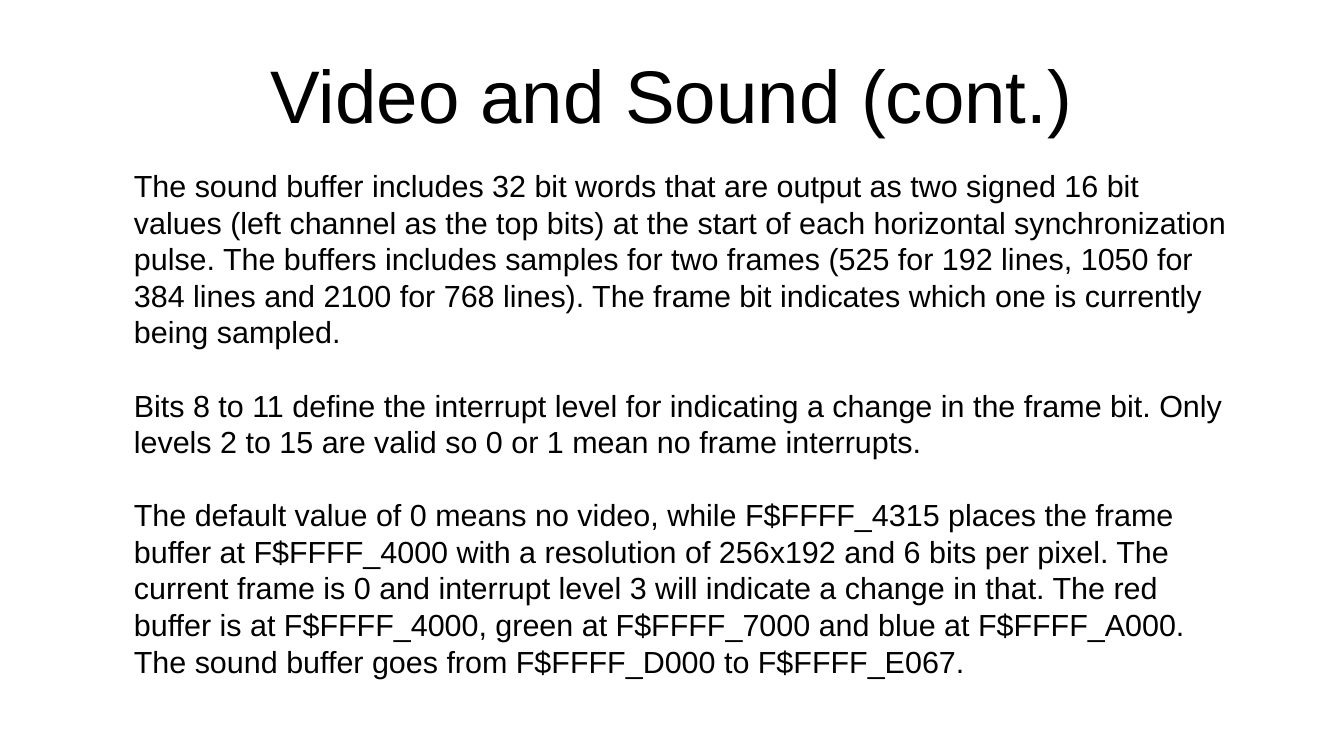
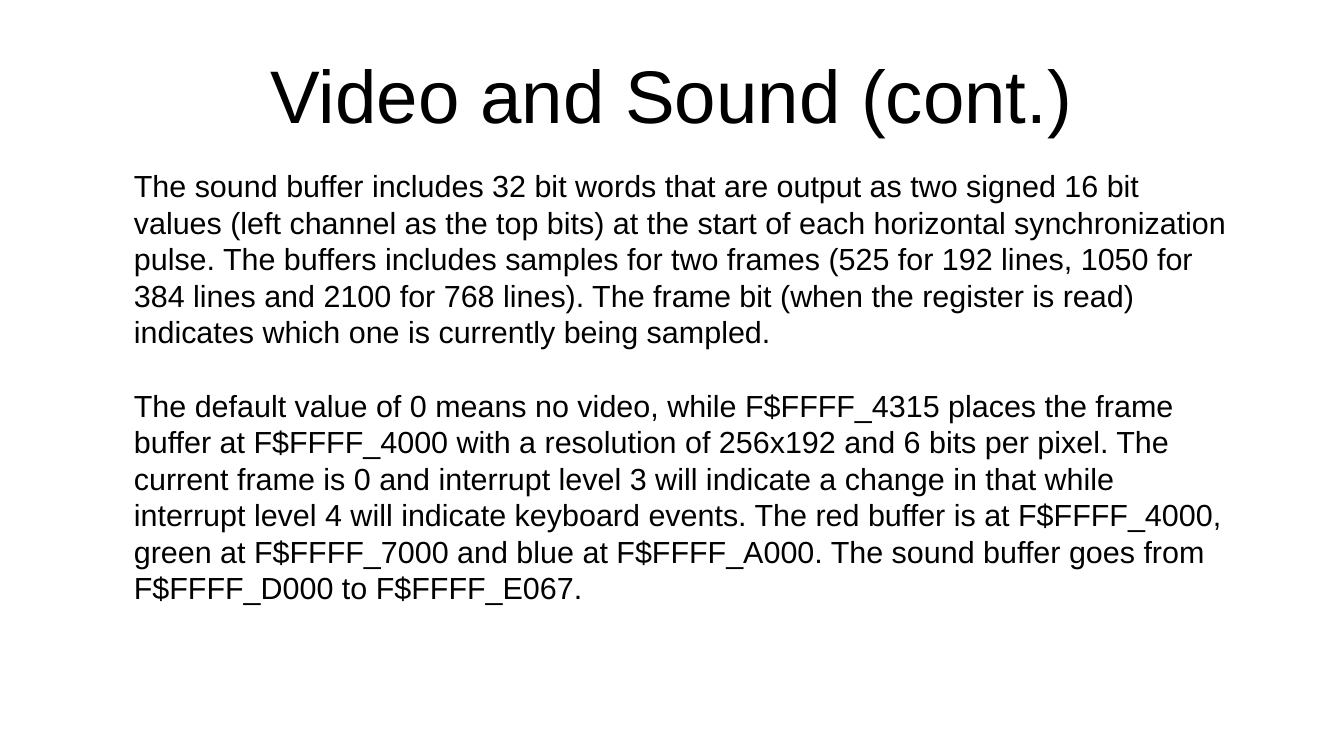
Before and after one commit to jeceljr/baby42, a slide deck: slide 26 of doc/baby42_slides.odp. Drawn at 1344x756 pixels with LibreOffice and Linux fonts; fonts in the diff are those of the drawing. Boxes give left, top, right and bottom in pixels: in the first picture for what was removed or moved away, otherwise in the second. Text is boxed around its words. In the diff, an @@ line names an element or a change of style, - is before the commit and + after.

Commit message:
add keyboard and mouse

```diff
--- a/doc/baby42_slides.odp
+++ b/doc/baby42_slides.odp
@@ text at <box>134,175,1226,605</box>: text changed @@
-The sound buffer includes 32 bit words that are output as two signed 16 bit values (left channel as the top bits) at the start of each horizontal synchronization pulse. The buffers includes samples for two frames (525 for 192 lines, 1050 for 384 lines and 2100 for 768 lines). The frame bit indicates which one is currently being sampled.
-Bits 8 to 11 define the interrupt level for indicating a change in the frame bit. Only levels 2 to 15 are valid so 0 or 1 mean no frame interrupts.
-The default value of 0 means no video, while F$FFFF_4315 places the frame buffer at F$FFFF_4000 with a resolution of 256x192 and 6 bits per pixel. The current frame is 0 and interrupt level 3 will indicate a change in that. The red buffer is at F$FFFF_4000, green at F$FFFF_7000 and blue at F$FFFF_A000. The sound buffer goes from F$FFFF_D000 to F$FFFF_E067.
+The sound buffer includes 32 bit words that are output as two signed 16 bit values (left channel as the top bits) at the start of each horizontal synchronization pulse. The buffers includes samples for two frames (525 for 192 lines, 1050 for 384 lines and 2100 for 768 lines). The frame bit (when the register is read) indicates which one is currently being sampled.
+The default value of 0 means no video, while F$FFFF_4315 places the frame buffer at F$FFFF_4000 with a resolution of 256x192 and 6 bits per pixel. The current frame is 0 and interrupt level 3 will indicate a change in that while interrupt level 4 will indicate keyboard events. The red buffer is at F$FFFF_4000, green at F$FFFF_7000 and blue at F$FFFF_A000. The sound buffer goes from F$FFFF_D000 to F$FFFF_E067.
```
Also in this commit, not shown: 2 other slides changed, 1 slide added, 1 other file.
